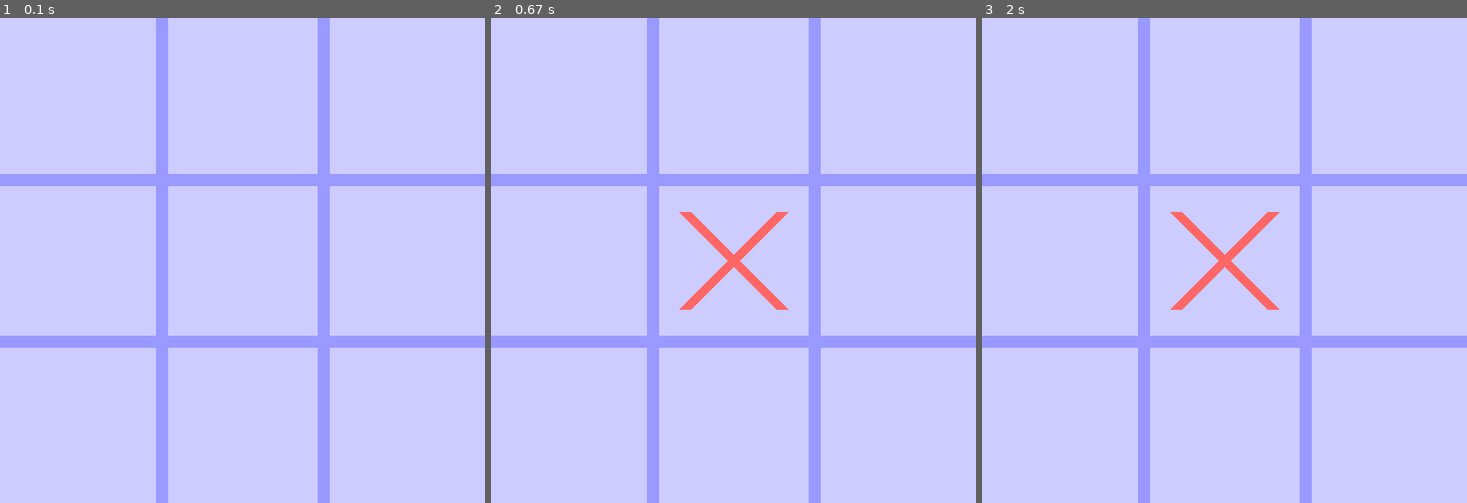
Above: before the commit, frames 1-3 (left to right).
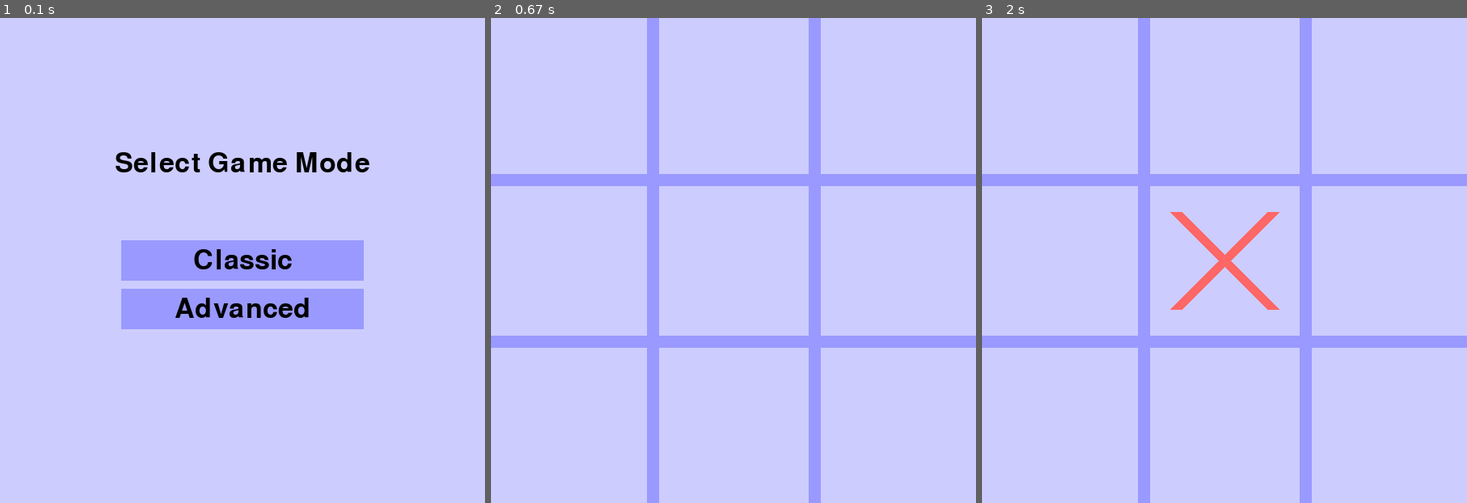
Above: after the commit, the same moments.

Repository: ErfanZmp/PyGame-Tic-Tac-Toe
Game: pygame game, started from main.py
Same seed, same stepped clock (60 frames per second), same inputs: the game is played once before the commit and once after it.
Inputs (mouse positions are in pixels of both pictures, inside the frame that each line leads up to):
- Up to frame 1 (0.1 s): no input
- Up to frame 2 (0.67 s): click (733, 260) at 0.38 s
- Up to frame 3 (2 s): click (1224, 289) at 0.72 s

The runs differ from the first frame. In frame 1, 17% of the frame differs, in the area x 0-100%, y 0-100%; in frame 2, 1.0%; in frame 3, nothing differs.

Commit message:
config screen added to support game mode selection. and other improvements

Diff:
--- a/main.py
+++ b/main.py
@@ -12,13 +12,75 @@
 RADIUS = WIDTH//10
 MARK_WIDTH = WIDTH//60
 CIRCLE_COLOR = (51, 153, 255)
+CIRCLE_COLOR2 = (104, 144, 184)
 CROSS_COLOR = (255, 102, 102)
-
-BASE = base.Base()
+CROSS_COLOR2 = (173, 120, 120)
 
 screen = pygame.display.set_mode((WIDTH, HEIGHT))
-pygame.display.set_caption("Tic Tac Toe")
-screen.fill(BG_COLOR)
+
+def config_screen():
+    pygame.display.set_caption("Tic Tac Toe")
+    screen.fill(BG_COLOR)
+    font = pygame.font.Font(None, 50)
+    title_text = font.render("Select Game Mode", True, (0, 0, 0))
+    title_rect = title_text.get_rect(center=(WIDTH // 2, HEIGHT // 2 - HEIGHT // 5))
+
+    # Define buttons for game modes
+    button_classic = pygame.Rect(WIDTH // 4, HEIGHT // 2 - 25, WIDTH // 2, 50)
+    button_advanced = pygame.Rect(WIDTH // 4, HEIGHT // 2 + HEIGHT // 10 - 25, WIDTH // 2, 50)
+
+    # Render button texts
+    btn_classic_text = font.render("Classic", True, (0, 0, 0))
+    btn_advanced_text = font.render("Advanced", True, (0, 0, 0))
+    classic_text_rect = btn_classic_text.get_rect(center=button_classic.center)
+    advanced_text_rect = btn_advanced_text.get_rect(center=button_advanced.center)
+
+    selecting = True
+    chosen_mode = None
+
+    while selecting:
+        for event in pygame.event.get():
+            if event.type == pygame.QUIT:
+                pygame.quit()
+                sys.exit()
+            if event.type == pygame.MOUSEBUTTONDOWN:
+                pos = pygame.mouse.get_pos()
+                if button_classic.collidepoint(pos):
+                    chosen_mode = "classic"
+                    selecting = False
+                elif button_advanced.collidepoint(pos):
+                    chosen_mode = "advanced"
+                    selecting = False
+
+        # Get current mouse position for hover detection
+        mouse_pos = pygame.mouse.get_pos()
+
+        # Redraw background and title
+        screen.fill(BG_COLOR)
+        screen.blit(title_text, title_rect)
+
+        # Draw buttons with hover effect
+        if button_classic.collidepoint(mouse_pos):
+            pygame.draw.rect(screen, (92, 92, 181), button_classic)
+        else:
+            pygame.draw.rect(screen, LINE_COLOR, button_classic)
+
+        if button_advanced.collidepoint(mouse_pos):
+            pygame.draw.rect(screen, (92, 92, 181), button_advanced)
+        else:
+            pygame.draw.rect(screen, LINE_COLOR, button_advanced)
+
+        # Blit texts on top of buttons
+        screen.blit(btn_classic_text, classic_text_rect)
+        screen.blit(btn_advanced_text, advanced_text_rect)
+
+        pygame.display.update()
+
+    return chosen_mode
+
+def draw_board():
+    screen.fill(BG_COLOR)
+    draw_lines()
 
 
 def draw_lines():
@@ -27,9 +89,9 @@
         pygame.draw.line(screen, LINE_COLOR, (i * (WIDTH // 3), 0), (i * (WIDTH // 3), HEIGHT), LINE_WIDTH)
 
 
-def draw_cross(x, y):
-    pygame.draw.line(screen, CROSS_COLOR, (x - RADIUS, y - RADIUS), (x + RADIUS, y + RADIUS), MARK_WIDTH + 5)
-    pygame.draw.line(screen, CROSS_COLOR, (x - RADIUS, y + RADIUS), (x + RADIUS, y - RADIUS), MARK_WIDTH + 5)
+def draw_cross(x, y, color=CROSS_COLOR):
+    pygame.draw.line(screen, color, (x - RADIUS, y - RADIUS), (x + RADIUS, y + RADIUS), MARK_WIDTH + 5)
+    pygame.draw.line(screen, color, (x - RADIUS, y + RADIUS), (x + RADIUS, y - RADIUS), MARK_WIDTH + 5)
 
 
 def draw_marks():
@@ -40,12 +102,21 @@
                                    (row * (WIDTH // 3) + (WIDTH // 6),
                                     col * (HEIGHT // 3) + (HEIGHT // 6)),
                                    RADIUS, MARK_WIDTH)
+            elif BASE.get_mark(row, col) == 'o':
+                pygame.draw.circle(screen, CIRCLE_COLOR2,
+                                   (row * (WIDTH // 3) + (WIDTH // 6),
+                                    col * (HEIGHT // 3) + (HEIGHT // 6)),
+                                   RADIUS, MARK_WIDTH)
             elif BASE.get_mark(row, col) == 'X':
                 draw_cross(row * (WIDTH // 3) + (WIDTH // 6),
                            col * (HEIGHT // 3) + (HEIGHT // 6))
+            elif BASE.get_mark(row, col) == 'x':
+                draw_cross(row * (WIDTH // 3) + (WIDTH // 6),
+                           col * (HEIGHT // 3) + (HEIGHT // 6),
+                           color=CROSS_COLOR2)
 
 
-def draw_winner(won_player):
+def set_won(won_player):
     won_coordinate = BASE.get_won_coordinate()
     color = CROSS_COLOR if won_player == 'X' else CIRCLE_COLOR
     pygame.draw.line(screen, color,
@@ -54,9 +125,25 @@
                      (won_coordinate[1][1] * (WIDTH // 3) + (WIDTH // 6),
                       won_coordinate[1][0] * (HEIGHT // 3) + (HEIGHT // 6)),
                      LINE_WIDTH)
+    font = pygame.font.Font(None, 80)
+    text = font.render(f"{won_player} wins!", True, (0, 0, 0))
+    text_rect = text.get_rect(center=(WIDTH // 2, HEIGHT // 2))
+    screen.blit(text, text_rect)
+    pygame.display.set_caption(f"Tic Tac Toe - {won_player} won!")
 
+def set_draw():
+    font = pygame.font.Font(None, 80)
+    text = font.render("It's a draw!", True, (0, 0, 0))
+    text_rect = text.get_rect(center=(WIDTH // 2, HEIGHT // 2))
+    screen.blit(text, text_rect)
+    pygame.display.set_caption("Tic Tac Toe - Draw")
 
-draw_lines()
+def refresh_player(player):
+    pygame.display.set_caption(f"Tic Tac Toe - {player}'s turn")
+
+mode = config_screen()
+BASE = base.Base(mode=mode)
+draw_board()
 player = 'X'
 finished = False
 
@@ -68,10 +155,11 @@
 
         if event.type == pygame.MOUSEBUTTONDOWN:
             if finished:
-                BASE = base.Base()
-                screen.fill(BG_COLOR)
-                draw_lines()
+                mode = config_screen()
+                BASE = base.Base(mode=mode)
+                draw_board()
                 player = 'X'
+                refresh_player(player)
                 finished = False
                 continue
             mouseX = event.pos[0] // (WIDTH // 3)
@@ -81,12 +169,15 @@
                     player = 'O'
                 else:
                     player = 'X'
+                refresh_player(player)
+                draw_board()
                 draw_marks()
                 won = BASE.get_won_player()
                 if won == 'X' or won == 'O':
-                    draw_winner(won)
+                    set_won(won)
                     finished = True
                 elif BASE.is_full():
+                    set_draw()
                     finished = True
 
     pygame.display.update()
